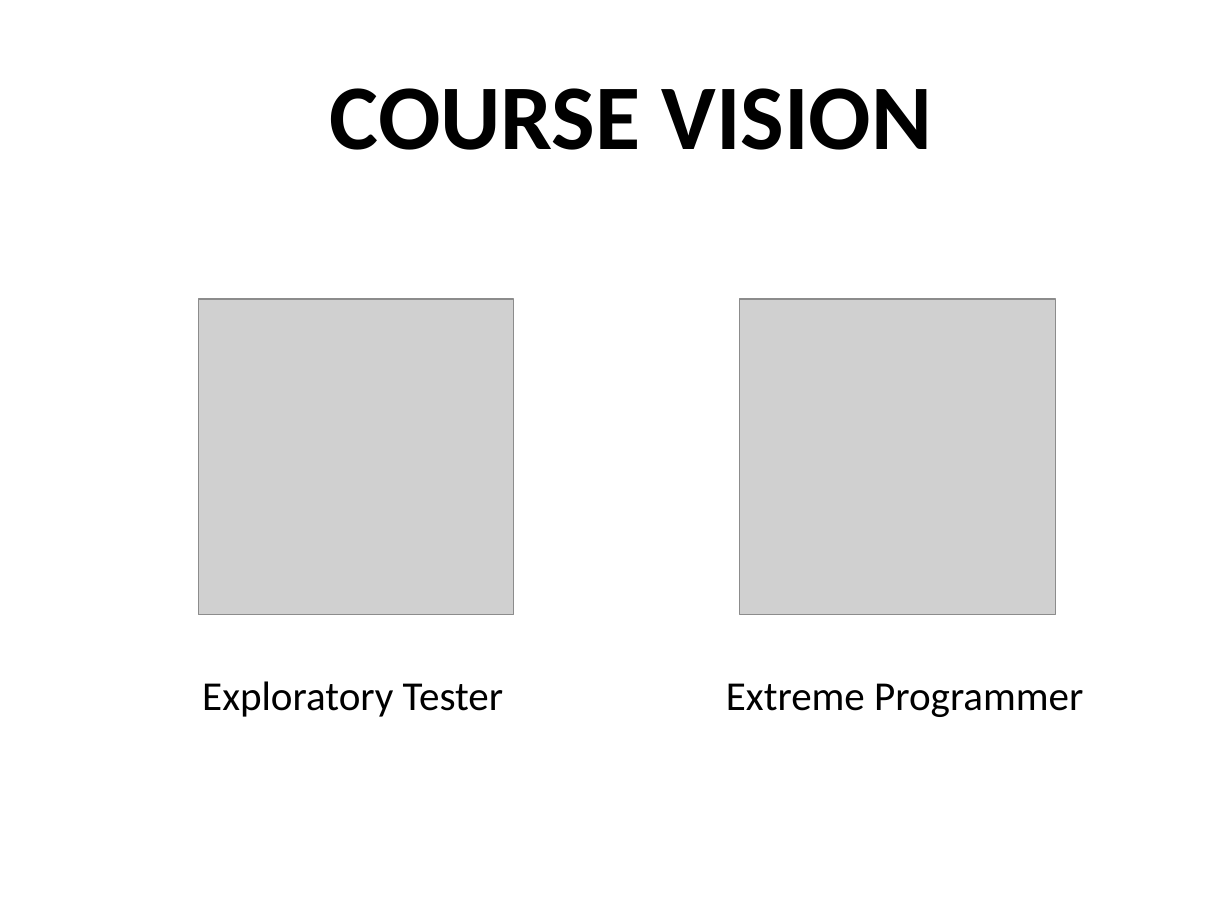
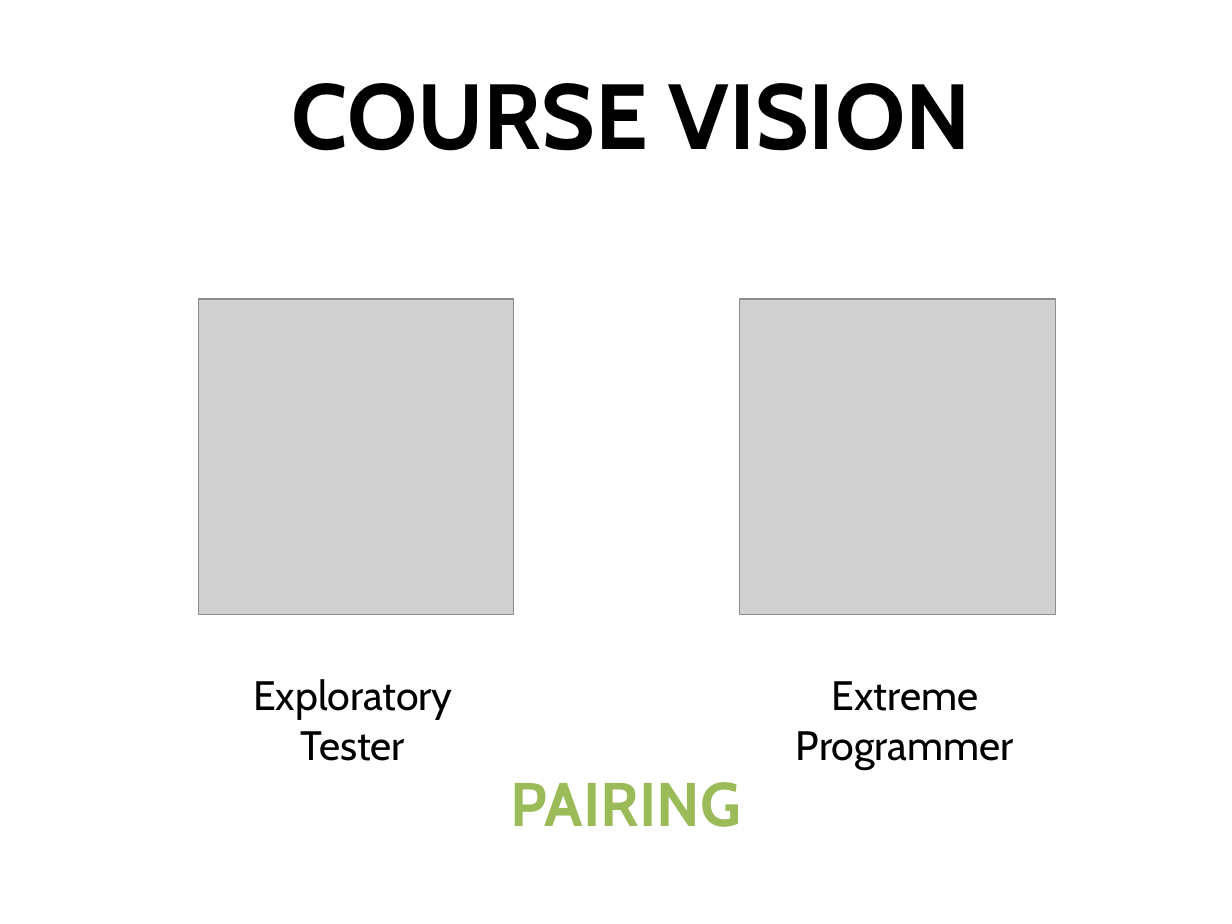
Before and after one commit to isidore/darkFunction-Editor, a slide deck: slide 2 of Courseware/Slides.pptx. Drawn at 1232x924 pixels with LibreOffice and Linux fonts; fonts in the diff are those of the drawing; grey boxes stand for pictures. Boxes give left, top, right and bottom in pixels: in the first picture for what was removed or moved away, otherwise in the second. Text is boxed around its words. In the diff, an @@ line names an element or a change of style, - is before the commit and + after.

```diff
--- a/Courseware/Slides.pptx
+++ b/Courseware/Slides.pptx
@@ font Calibri to Cabin in 3 elements at [292,83,971,151], [253,679,453,761], [796,681,1014,770] @@
@@ text added at [511,782,742,827], 36 pt, text #9BBB59, bold @@
+PAIRING
```
Also in this commit, not shown: 4 other slides changed, 7 slides added, 2 slides removed.
